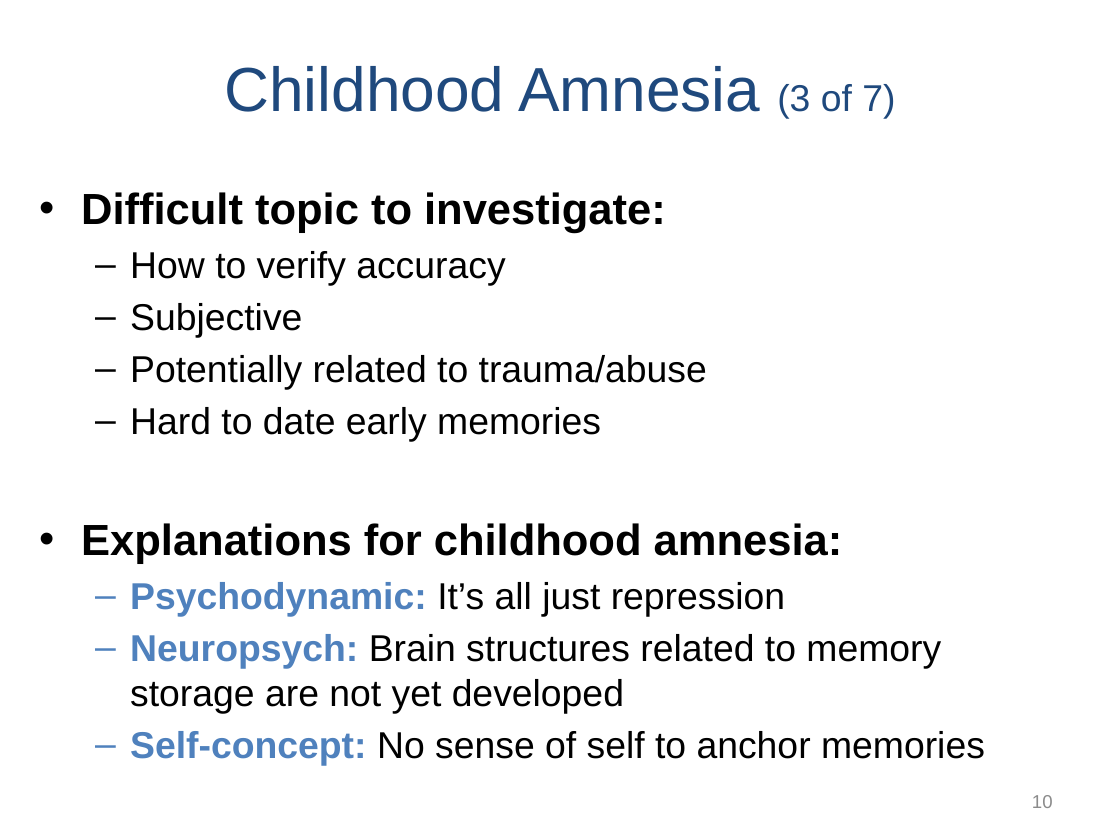
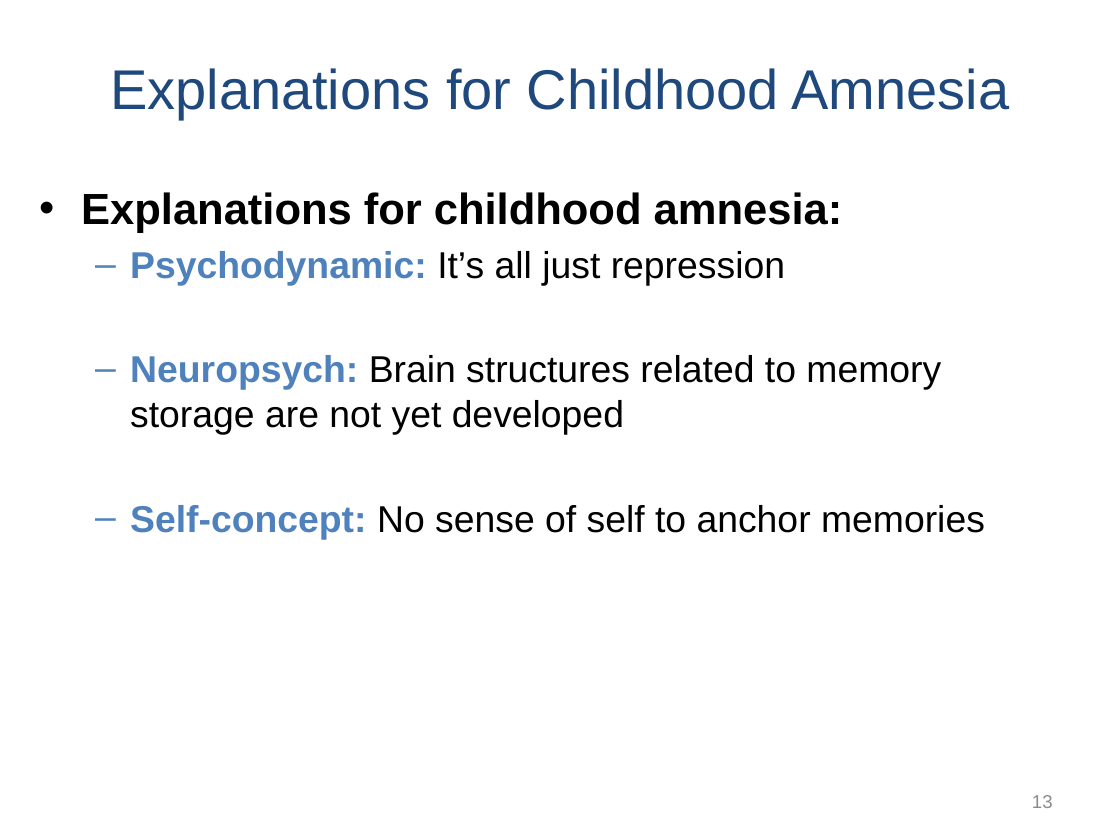
Before and after one commit to npm27/Teaching-Materials, a slide deck: slide 13 of Memory/Slides/Chapter 6.PPTX (slide 10 before the commit). Drawn at 1120x840 pixels with LibreOffice and Linux fonts; fonts in the diff are those of the drawing. Boxes give left, top, right and bottom in pixels: in the first picture for what was removed or moved away, otherwise in the second. Text is boxed around its words. In the diff, an @@ line names an element or a change of style, - is before the commit and + after.

```diff
--- a/Memory/Slides/Chapter 6.PPTX
+++ b/Memory/Slides/Chapter 6.PPTX
@@ title at box(110, 68, 1010, 119): text changed; size 40 to 36 pt @@
-Childhood Amnesia (3 of 7)
+Explanations for Childhood Amnesia
@@ text at box(81, 192, 707, 442): paragraphs removed @@
-• Difficult topic to investigate:
-  – How to verify accuracy
-  – Subjective
-  – Potentially related to trauma/abuse
-  – Hard to date early memories
@@ page number at box(1032, 795, 1053, 808): text changed @@
-10
+13
```
Also in this commit, not shown: 2 other slides changed, 4 slides added.
